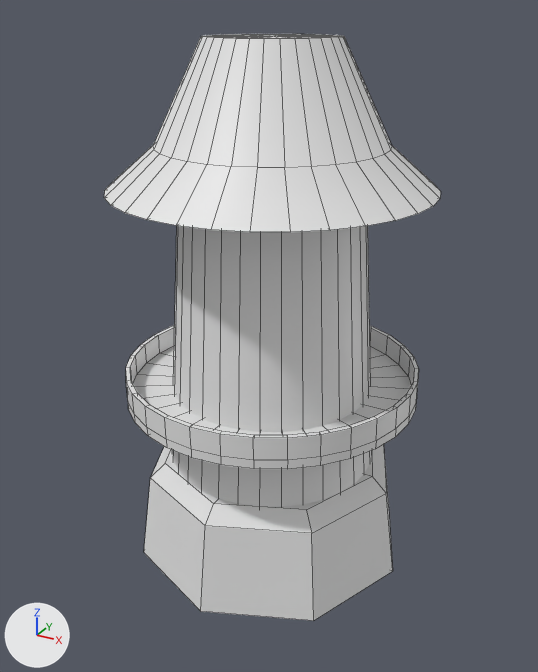
The FBX model Plat_TCC/Assets/Environment/Main Terrain/World 2/SM_world_2_windmill_building.fbx, before and after one commit.
Both versions are drawn from a camera (50 mm lens) standing at (25.4, -46.7, 41.7) and looking at (0.0, -0.5, 18.6). Lighting does not change. The marker at lower left points along +X, +Y and +Z. Mesh edges are drawn as thin lines. Where no turn or scale is listed for an object, it has been applied to the vertices.
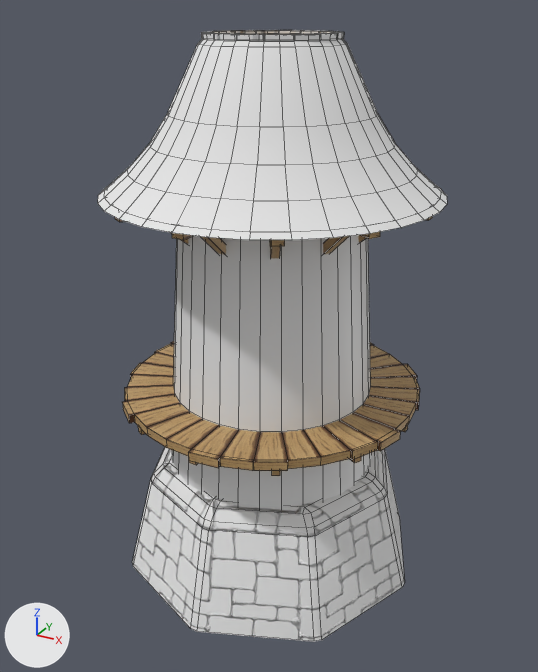
Commit message: World 2 models

Changed parts and their boxes [x1, y1, x2, y2] in the pictures (538 x 672 px):
'Cube', reshaped: before [104, 34, 441, 621]; after [98, 30, 447, 642]
part 1 of me_cube_013, rebuilt (10% wider, 10% taller): before [144, 444, 393, 621]; after [132, 447, 405, 642]
part 2 of me_cube_013, built on: before [104, 34, 441, 232]; after [98, 30, 447, 259]
part 3 of me_cube_013, built on: before [126, 325, 419, 460]; after [122, 341, 420, 476]
part 4 of me_cube_013, surface changed: [172, 235, 372, 507] in both
part 5 of me_cube_013, recoloured (grey to brown): [134, 404, 416, 469] in both

Diff of the bpy script that builds the scene:
```diff
--- a/Plat_TCC/Assets/Environment/Main Terrain/World 2/SM_world_2_windmill_building.fbx.py
+++ b/Plat_TCC/Assets/Environment/Main Terrain/World 2/SM_world_2_windmill_building.fbx.py
@@ img_t_wood_planks_png @@
+img_t_wood_planks_png = load_image('T_wood_planks.png', '../Materials/T_wood_planks.png', 1024, 1024, 'sRGB')
@@ img_t_brick_normal_png @@
+img_t_brick_normal_png = load_image('T_brick_normal.png', '../../../Editor/Materials/T_brick_normal.png', 2048, 2048, 'Non-Color')
@@ mat_planks @@
+mat_planks = principled_material('Planks')
+mat_planks.texture = img_t_wood_planks_png
@@ mat_shingles_border @@
+mat_shingles_border = principled_material('Shingles_Border')
+mat_shingles_border.base_color = (0.8, 0.8, 0.8)  # white #e7e7e7
+mat_shingles_border.roughness = 1.0
@@ mat_wall @@
+mat_wall = principled_material('Wall')
+mat_wall.base_color = (0.8, 0.8, 0.8)  # white #e7e7e7
@@ mat_bricks @@
+mat_bricks = bpy.data.materials.new('Bricks')
+# uses the picture img_t_brick_normal_png
@@ mat_shingles @@
+mat_shingles = principled_material('Shingles')
+mat_shingles.base_color = (0.8, 0.8, 0.8)  # white #e7e7e7
+mat_shingles.roughness = 1.0
@@ me_cube_013 @@
 # used by ob_cube; location = (0.0, 0.0, 0.0)
-me_cube_013.from_pydata(...)  # 349 vertices, 376 faces; spans x -11.8..11.8, y -11.8..11.8, z 0.0..40.0
+me_cube_013.from_pydata(...)  # 1217 vertices, 1033 faces; spans x -12.3..12.3, y -12.3..12.3, z -1.0..40.3
+# me_cube_013 part 1: the loose piece of 26 vertices spanning x -11.2..11.2, y -11.2..11.2, z 0.0..8.4 is rebuilt with 80 vertices and now spans x -12.1..12.1, y -12.1..12.1, z -1.0..8.4, in mat_bricks
+# me_cube_013 part 2: 32 vertices moved from x -8.3..8.3, y -8.3..8.3, z 33.0..40.0 to x -10.1..10.1, y -10.1..10.1, z 31.5..40.0; 32 vertices removed from x -8.1..8.1, y -8.1..8.1, z 33.0..40.0; 608 vertices added at x -12.3..12.3, y -12.3..12.3, z 26.5..40.3
+# me_cube_013 part 3: 98 vertices removed from x -11.4..11.4, y -11.4..11.4, z 13.8..16.2; 336 vertices added at x -11.6..11.6, y -11.8..11.6, z 11.5..14.5
+# me_cube_013 part 4: 76 kept faces spanning x -11.8..11.8, y -11.8..11.8, z 5.9..30.0 get new texture (UV) coordinates
+# me_cube_013 part 5: 44 faces spanning x -11.8..11.8, y -11.8..11.8, z 13.8..30.0 switch from no material to mat_planks (picture img_t_wood_planks_png)
+me_cube_013.materials.append(mat_shingles)  # white #e7e7e7
+me_cube_013.materials.append(mat_shingles_border)  # white #e7e7e7
+me_cube_013.materials.append(mat_wall)  # white #e7e7e7
+me_cube_013.materials.append(mat_bricks)
```
